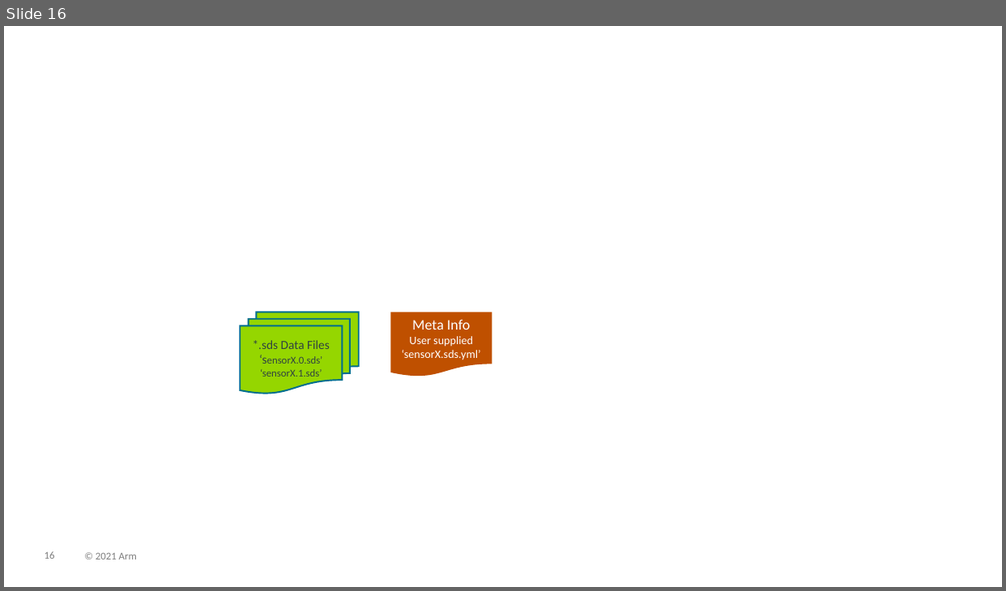
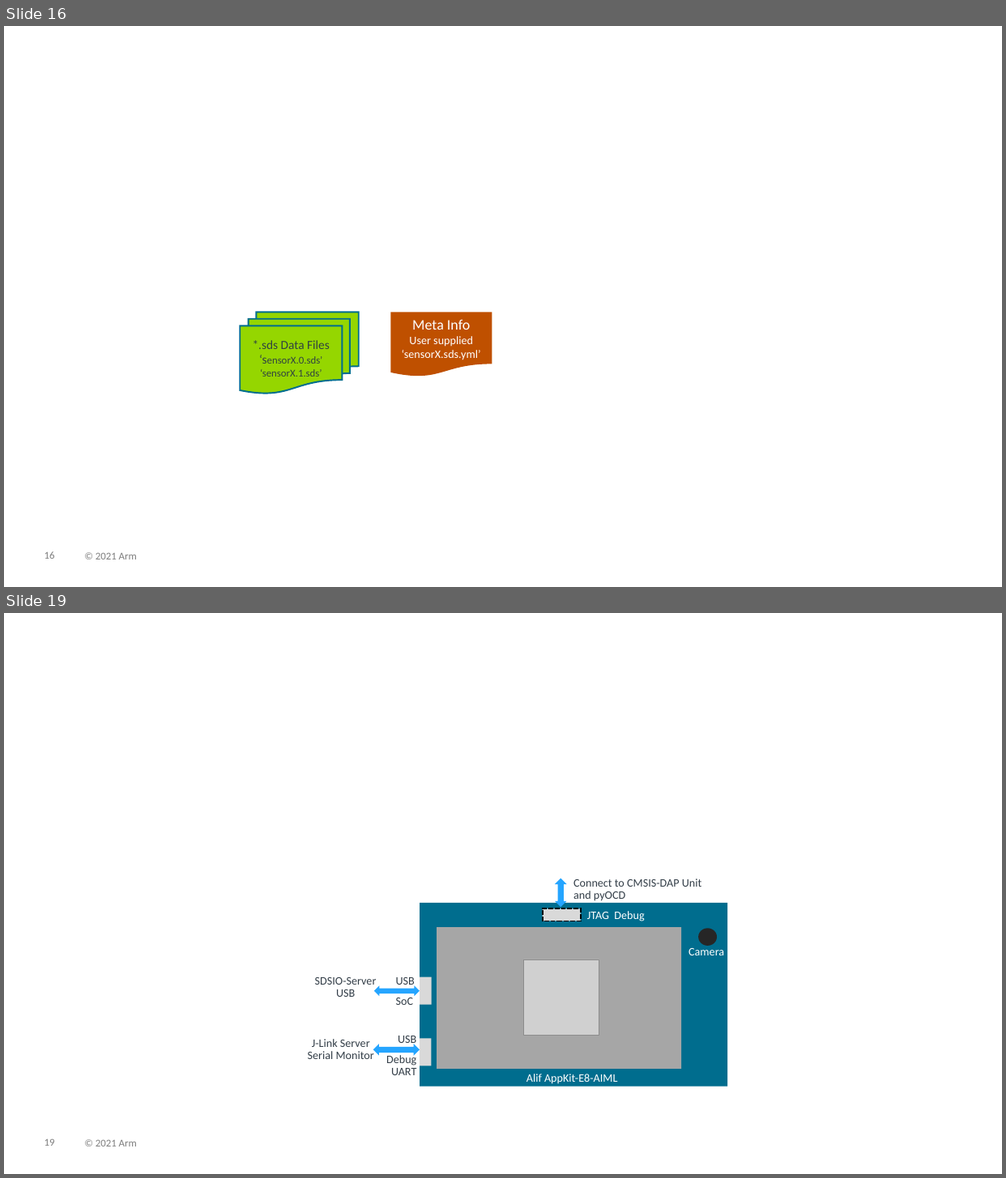
Before and after one commit to ARM-software/SDS-Framework, a slide deck: documentation/images/overview.pptx. Shown one above the other, each under a label of ours: slide 16 before the commit, slides 16 and 19 after it; the slides between them are not shown. The pictures are 1006x591 and 1006x1178 pixels, drawn with LibreOffice and Linux fonts; fonts in the diff are those of the drawing; grey boxes stand for pictures. Boxes give left, top, right and bottom in pixels: in the first picture for what was removed or moved away, otherwise in the second. Text is boxed around its words. In the diff, an @@ line names an element or a change of style, - is before the commit and + after.

```diff
--- a/documentation/images/overview.pptx
+++ b/documentation/images/overview.pptx
@@ slide 19 added at <box>4,613,1002,1174</box>, background #FFFFFF; not listed: 2 template elements that a slide beside it also shows @@
@@ up down arrow added at <box>555,879,567,907</box>, fill #24A5FF @@
@@ text added at <box>573,879,701,901</box>, 11 pt, text #333E48 @@
+Connect to CMSIS-DAP Unit
+and pyOCD
@@ rectangle added at <box>420,903,727,1086</box>, fill #006D8E @@
@@ rectangle added at <box>437,927,681,1069</box>, fill #A6A6A6 @@
@@ rectangle added at <box>543,909,581,921</box>, fill #D9D9D9, outline #000000 1.5 pt dashed @@
@@ text added at <box>587,911,644,922</box>, 11 pt, text #FFFFFF @@
+JTAG Debug
@@ ellipse added at <box>699,928,718,945</box>, fill #262626 @@
@@ text added at <box>688,948,724,956</box>, 11 pt, text #FFFFFF @@
+Camera
@@ picture added at <box>523,960,599,1035</box> @@
@@ text added at <box>315,977,377,997</box>, 11 pt, text #333E48 @@
+SDSIO-Server
+USB
@@ up down arrow added at <box>374,986,420,997</box>, fill #24A5FF @@
@@ text added at <box>396,977,415,1005</box>, 11 pt, text #333E48 @@
+USB
+SoC
@@ rectangle added at <box>420,977,432,1005</box>, fill #D9D9D9 @@
@@ text added at <box>308,1039,374,1059</box>, 11 pt, text #333E48 @@
+J-Link Server
+Serial Monitor
@@ up down arrow added at <box>373,1044,420,1056</box>, fill #24A5FF @@
@@ text added at <box>386,1036,416,1076</box>, 11 pt, text #333E48 @@
+USB
+Debug
+UART
@@ rectangle added at <box>420,1039,432,1067</box>, fill #D9D9D9 @@
@@ text added at <box>526,1074,617,1084</box>, 11 pt, text #FFFFFF @@
+Alif AppKit-E8-AIML
```
Also in this commit, not shown: 1 slide changed, 2 other slides added, 5 other files.
